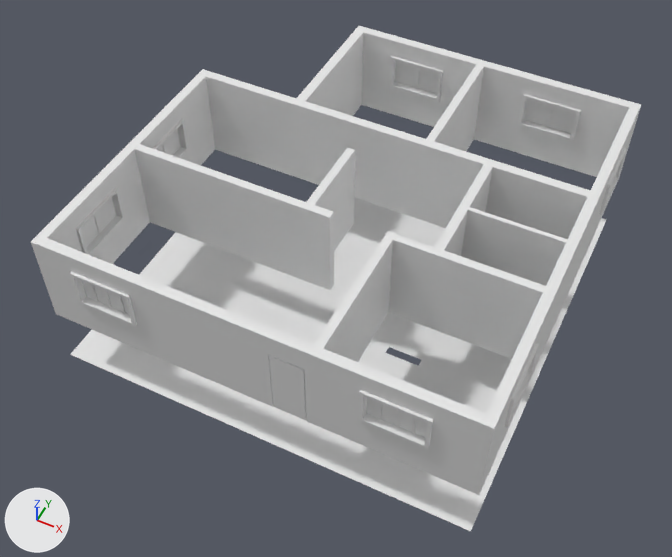
What one commit did to the Blender file 01.blend.
One viewpoint serves both versions: a 50 mm camera at (10.6, -21.7, 28.1) aimed at (-0.7, 1.0, -0.2). Lighting does not change. The marker at lower left points along +X, +Y and +Z.

Objects in the first picture: 'Door', 'House'.
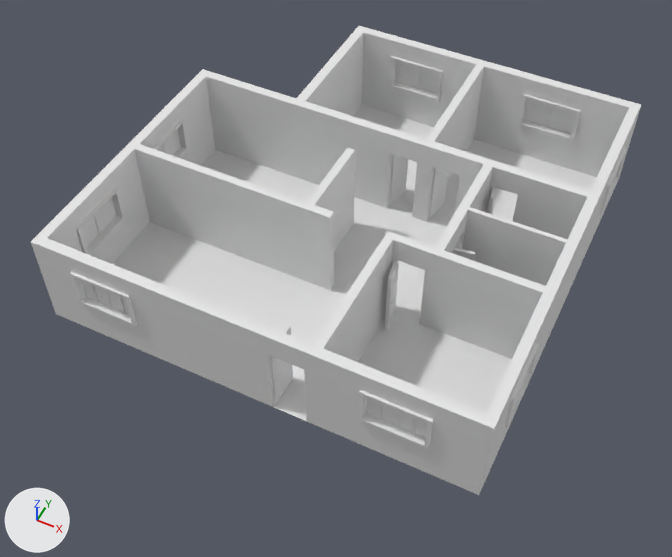
Patch to the scene script:
```diff
--- a/01.blend.py
+++ b/01.blend.py
@@ me_plane @@
 # used by ob_house; location = (0.0, -5.84, 0.0)
-me_plane.from_pydata(...)  # 1744 vertices, 1644 faces; spans x -9.4..8.2, y -0.2..17.3, z -2.2..4.4
+me_plane.from_pydata(...)  # 1702 vertices, 1755 faces; spans x -9.4..8.2, y -0.2..17.3, z 0.4..4.4
+# me_plane part 1: the loose piece of 160 vertices spanning x -9.3..8.1, y -0.1..17.2, z -2.2 is deleted
+# me_plane part 2: 118 vertices added at x -0.3..7.7, y 5.7..11.3, z 0.4..3.6
@@ me_plane_002 @@
 # used by ob_door; location = (0.0, -5.842, 0.0)
-me_plane_002.from_pydata(...)  # 12 vertices, 8 faces; spans x 0.31..1.6, y -0.14..-0.01, z 0.43..3.42
+me_plane_002.from_pydata(...)  # 304 vertices, 288 faces; spans x 0.0..1.16, y -0.17..0.17, z -1.57..1.42
+# me_plane_002 part 3: 12 vertices removed from x 0.31..1.6, y -0.14..-0.01, z 0.43..3.42; 304 vertices added at x 0.0..1.16, y -0.17..0.17, z -1.57..1.42
@@ ob_door @@
 ob_door = bpy.data.objects.new('Door', me_plane_002)
-ob_door.location = (0.0, -5.842, 0.0)
+ob_door.location = (0.28, -5.879, 1.999)
+ob_door.rotation_euler = (0.0, 0.0, 1.571)  # degrees (0, 0, 90)
+ob_door.scale = (1.12, 1.0, 1.0)
@@ ob_door_001 @@
+ob_door_001 = bpy.data.objects.new('Door.001', me_plane_002)
+ob_door_001.parent = ob_house
+ob_door_001.matrix_parent_inverse = Matrix(((1.0, 0.0, 0.0, 0.0), (0.0, 1.0, 0.0, 5.842), (0.0, 0.0, 1.0, 0.0), (0.0, 0.0, 0.0, 1.0)))
+ob_door_001.location = (2.25, 0.0774, 1.95)
+ob_door_001.rotation_euler = (0.0, 0.0, -1.396)  # degrees (0, 0, -80)
+ob_door_001.scale = (0.98, 0.98, 0.98)
```

What differs and where, as boxes [x1, y1, x2, y2] in the pictures (672 x 557 px):
'House', reshaped (7% shorter): before [31, 26, 641, 531]; after [31, 26, 641, 495]
'Door', reshaped, moved, turned, rescaled: before [269, 355, 306, 420]; after [270, 325, 293, 405]
'Door.002', now drawn: after [390, 154, 409, 205]
'Door.003', now drawn: after [429, 168, 449, 218]
'Door.001', added: after [384, 260, 399, 331]
'Door.005', now drawn: after [453, 248, 475, 261]
'Door.004', now drawn: after [488, 187, 497, 215]
part 1 of me_plane, deleted: before [70, 197, 607, 531]
part 2 of me_plane, added: after [384, 150, 587, 325]
part 3 of me_plane_002, built on: before [273, 359, 306, 420]; after [274, 154, 497, 405]
